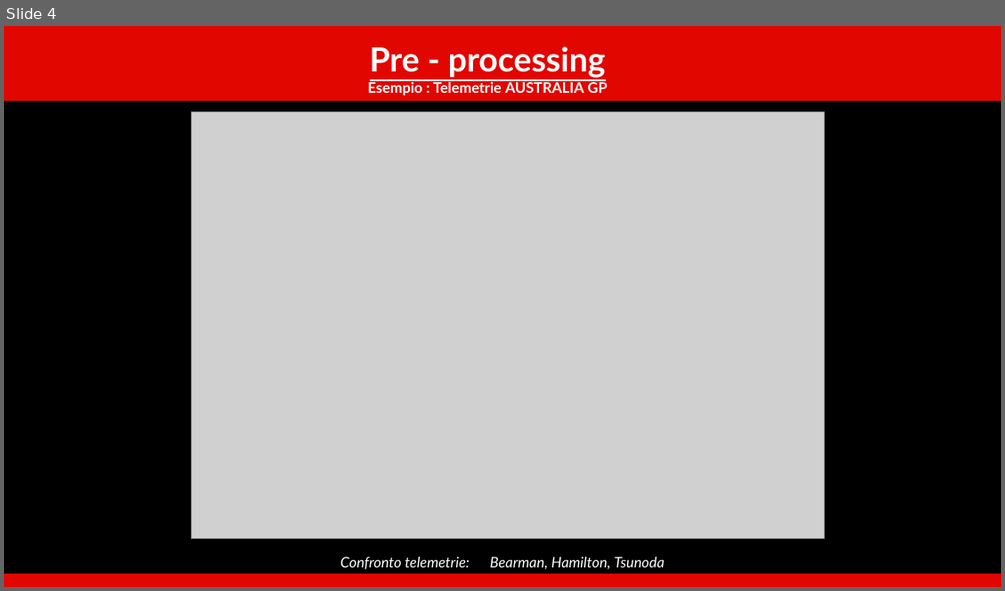
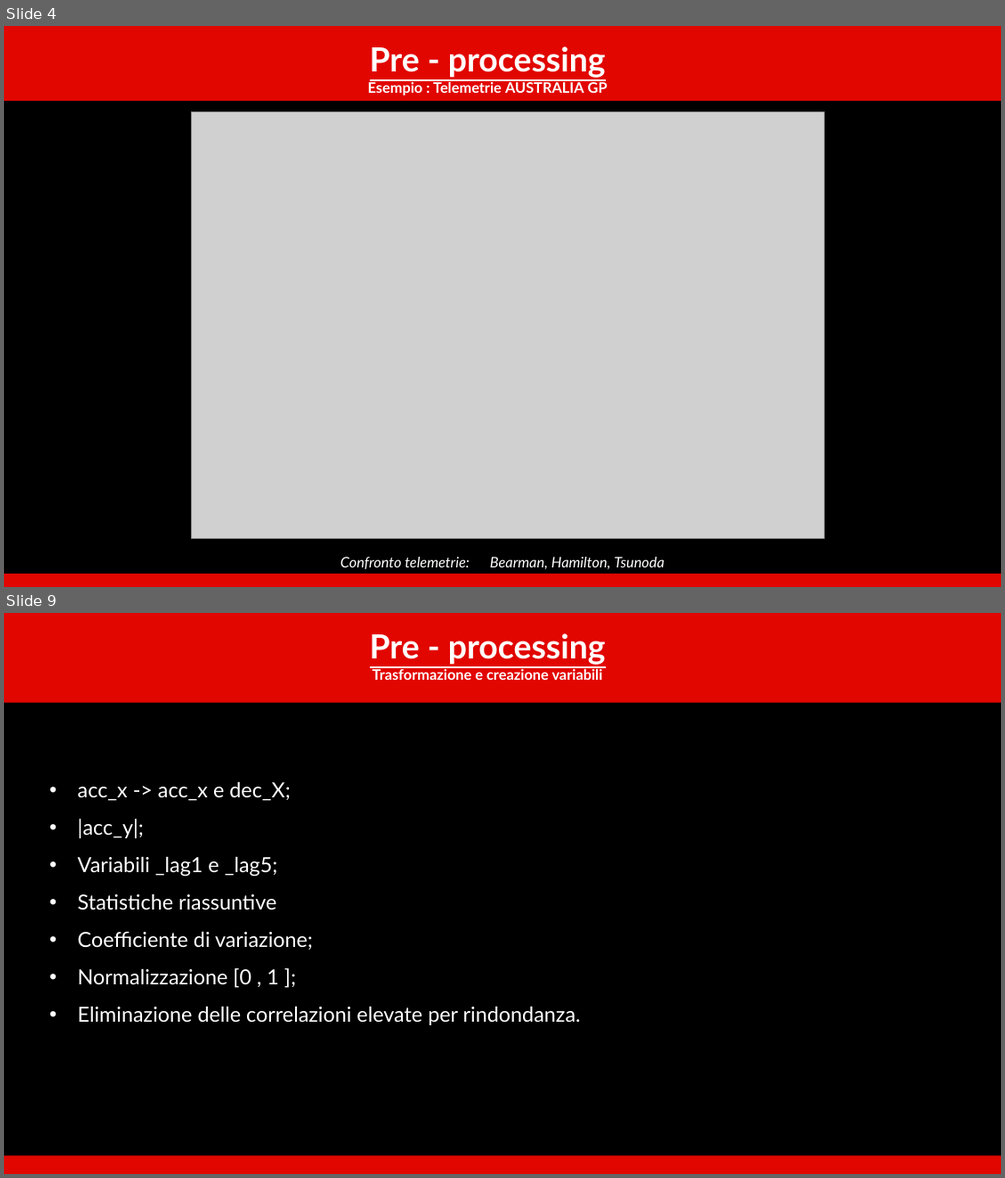
Before and after one commit to WBOnCedR/Stili_di_guida_f1, a slide deck: presentazione_F1_10min.pptx. Shown one above the other, each under a label of ours: slide 4 before the commit, slides 4 and 9 after it; the slides between them are not shown. The pictures are 1005x591 and 1005x1178 pixels, drawn with LibreOffice and Linux fonts; fonts in the diff are those of the drawing; grey boxes stand for pictures; background and template pictures are left out. Boxes give left, top, right and bottom in pixels: in the first picture for what was removed or moved away, otherwise in the second. Text is boxed around its words. In the diff, an @@ line names an element or a change of style, - is before the commit and + after.

```diff
--- a/presentazione_F1_10min.pptx
+++ b/presentazione_F1_10min.pptx
@@ slide 9 added at [4, 613, 1001, 1174], background picture (left out) @@
@@ rectangle added at [4, 613, 1001, 703], fill #E10600 @@
@@ text added at [370, 633, 606, 680], 14 pt, text #FFFFFF, bold @@
+Pre - processing
+Trasformazione e creazione variabili
@@ text added at [78, 781, 581, 1025], 20 pt, text #FFFFFF @@
+• acc_x -> acc_x e dec_X;
+• |acc_y|;
+• Variabili _lag1 e _lag5;
+• Statistiche riassuntive
+• Coefficiente di variazione;
+• Normalizzazione [0 , 1 ];
+• Eliminazione delle correlazioni elevate per rindondanza.
@@ rectangle added at [4, 1155, 1001, 1174], fill #E10600 @@
```
Also in this commit, not shown: 15 slides changed, 2 other slides added, 12 other files.
